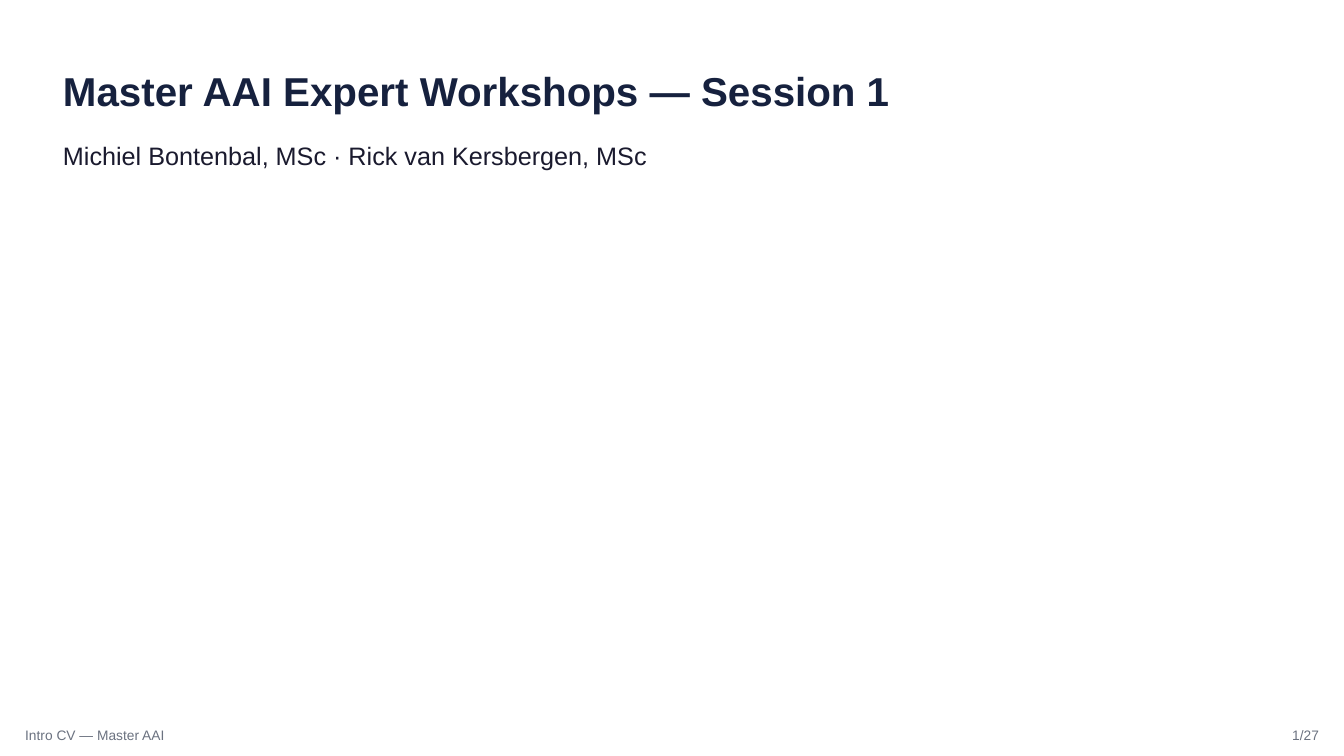
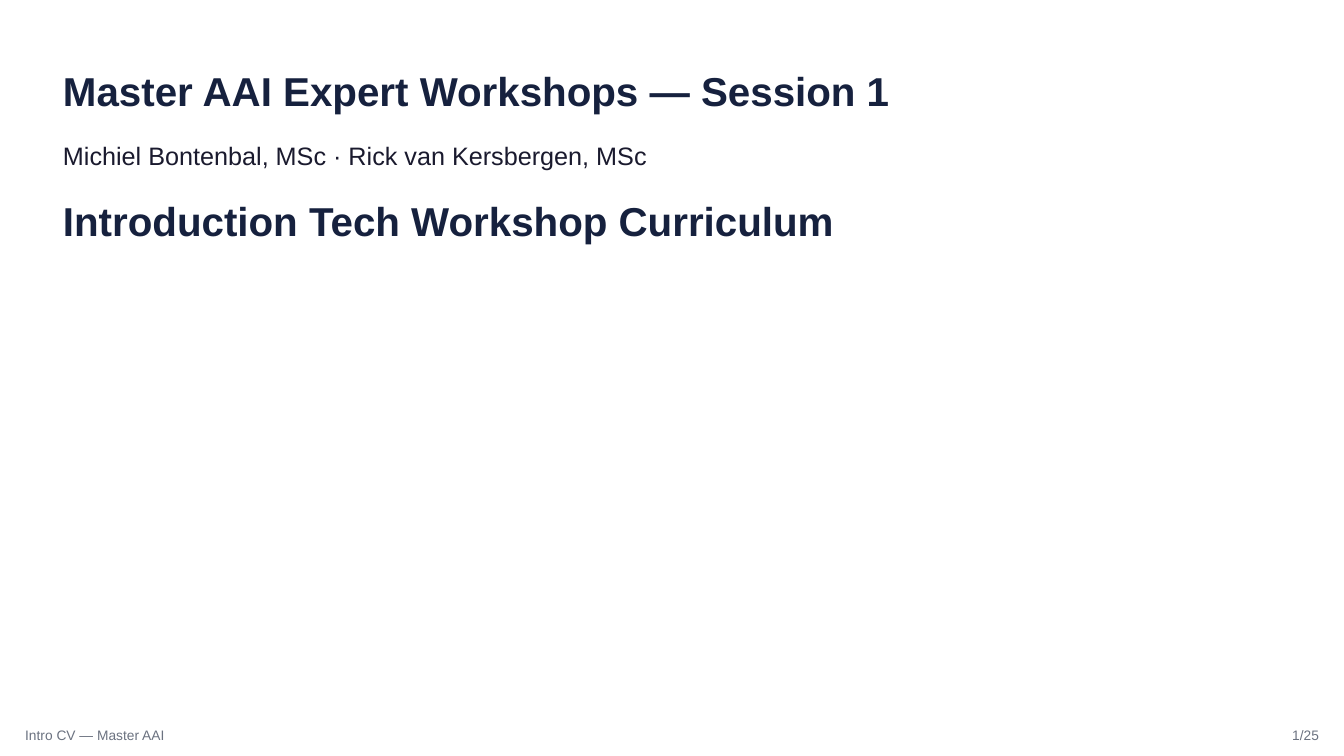
Before and after one commit to MichielBontenbal/hva-lectures, a slide deck: slide 1 of slides/intro_CV/slides.pptx. Drawn at 1344x756 pixels with LibreOffice and Linux fonts; fonts in the diff are those of the drawing. Boxes give left, top, right and bottom in pixels: in the first picture for what was removed or moved away, otherwise in the second. Text is boxed around its words. In the diff, an @@ line names an element or a change of style, - is before the commit and + after.

```diff
--- a/slides/intro_CV/slides.pptx
+++ b/slides/intro_CV/slides.pptx
@@ text added at [63, 206, 834, 244], 28.8 pt, text #16213E, bold @@
+Introduction Tech Workshop Curriculum
@@ text at [1292, 730, 1319, 740]: text changed @@
-1/27
+1/25
```
Also in this commit, not shown: 24 other slides changed, 2 slides removed, 2 other files.
